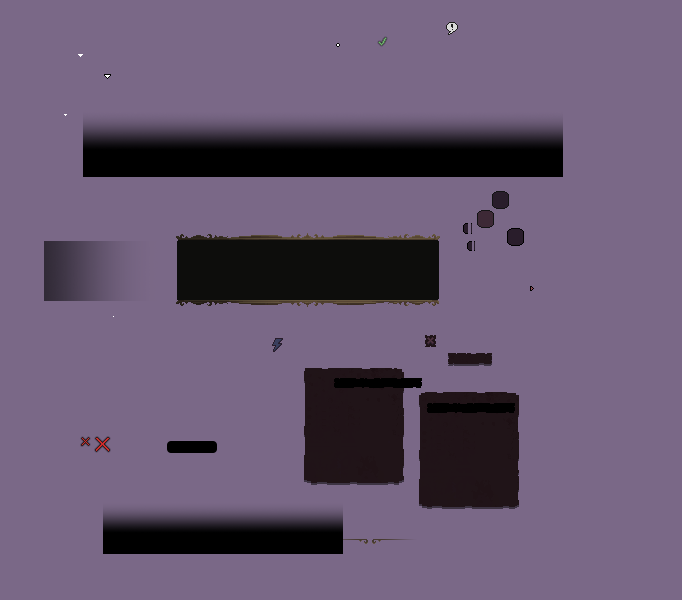
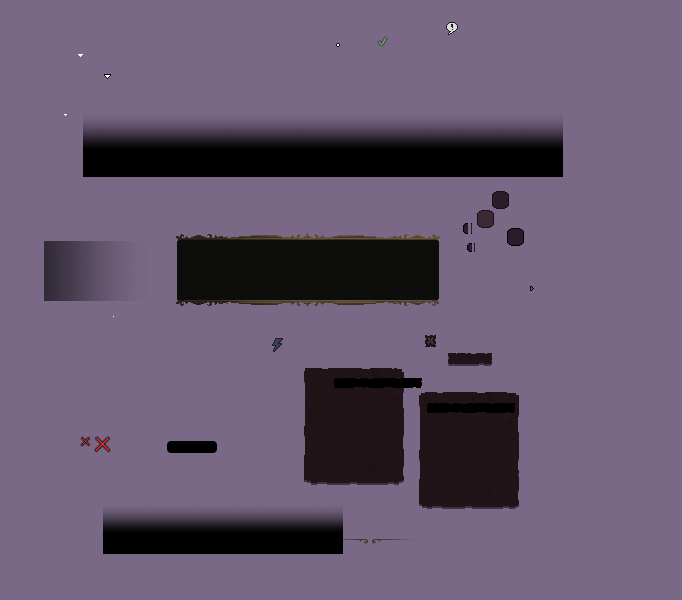
Two versions of the same layered image (w=682, h=600). Layer-by-layer changes:
painted on "UIControlContainerEdgeSmall.png" over [467, 241, 472, 252]
